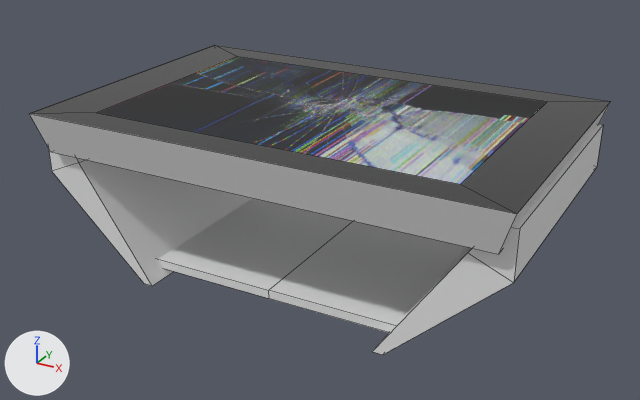
A saved change to the Blender file ggj2021/Assets/3D/Props/table/table.blend.
The view is the same before and after, from a camera (50 mm lens) standing at (12.14, -22.44, 12.84) and looking at (-0.07, -0.25, 1.75). Arrows for +X, +Y and +Z are at lower left; the lights stay in place. Mesh edges are drawn as thin lines.

Objects in the first picture: 'pieds', 'table'.
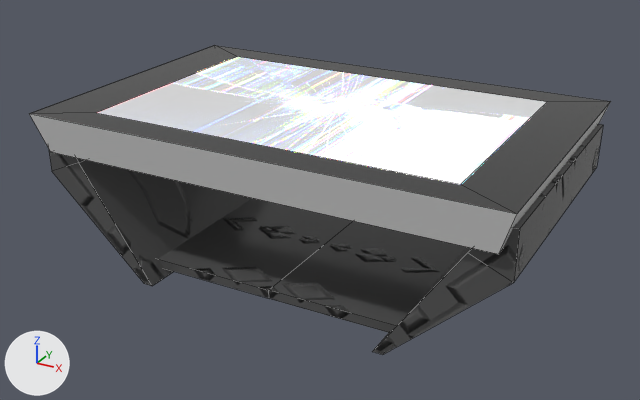
Commit message: table height map

Boxes (x1, y1, x2, y2) around the edits, measured in the pictures (640 x 400 px):
'table', recoloured (grey to white)
    both: (49, 53, 600, 254)
'pieds', surface changed (grey to black)
    both: (49, 124, 603, 355)

Edits to the bpy script that builds the scene:
```text
Add img_height:
    img_height = load_image('height', 'height.png', 1024, 1024, 'sRGB')
Change mat_pieds:
    remove # nodes: BsdfPrincipled, OutputMaterial
    nodes: BsdfPrincipled, Bump, OutputMaterial, TexCoord, TexImage
    colours: dark grey #545454
    uses the picture img_height
Change mat_ecran:
    where n1 = _N.new('ShaderNodeBsdfPrincipled'); n1.name = 'Principled BSDF'
    add n1.inputs[2].default_value = 0.129  # 'Roughness'
    add n1.inputs[28].default_value = 10.3  # 'Emission Strength'
    where n2 = _N.new('ShaderNodeTexImage'); n2.name = 'Image Texture'
    remove _L.new(n2.outputs[0], n1.inputs[0])  # 'Color' to 'Base Color'
    add _L.new(n2.outputs[0], n1.inputs[27])  # 'Color' to 'Emission Color'
```
